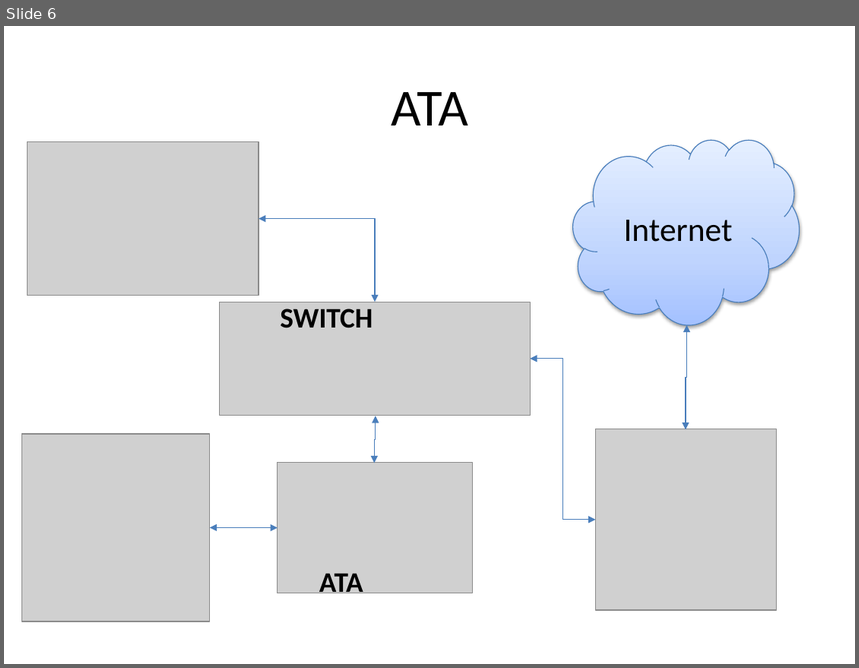
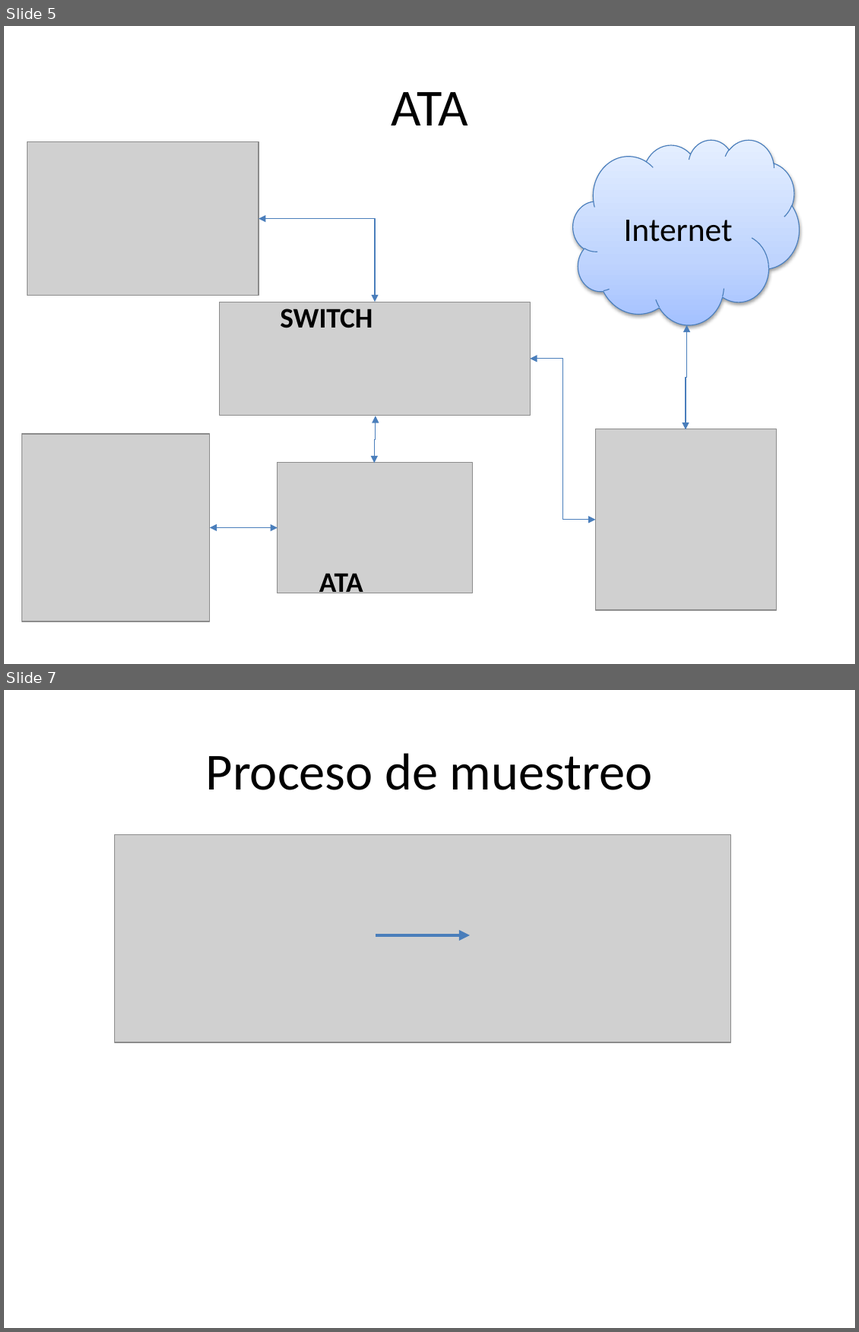
Before and after one commit to damndamm/Seminario, a slide deck: images/imagenes_seminario.pptx. Shown one above the other, each under a label of ours: slide 6 before the commit, slides 5 and 7 after it; the slides between them are not shown. The pictures are 859x668 and 859x1332 pixels, drawn with LibreOffice and Linux fonts; fonts in the diff are those of the drawing; grey boxes stand for pictures. Boxes give left, top, right and bottom in pixels: in the first picture for what was removed or moved away, otherwise in the second. Text is boxed around its words. In the diff, an @@ line names an element or a change of style, - is before the commit and + after.

```diff
--- a/images/imagenes_seminario.pptx
+++ b/images/imagenes_seminario.pptx
@@ slide 7 added at <box>4,690,855,1328</box>, background #FFFFFF @@
@@ title added at <box>206,753,653,790</box>, 44 pt, text #000000 @@
+Proceso de muestreo
@@ picture added at <box>115,834,731,1043</box> @@
@@ arrow added from (376, 935) to (470, 935), #4B7EBC 3 pt @@
@@ what was slide 6 is now slide 5 @@
```
Also in this commit, not shown: 5 other slides added, 1 slide removed, 6 other files.
